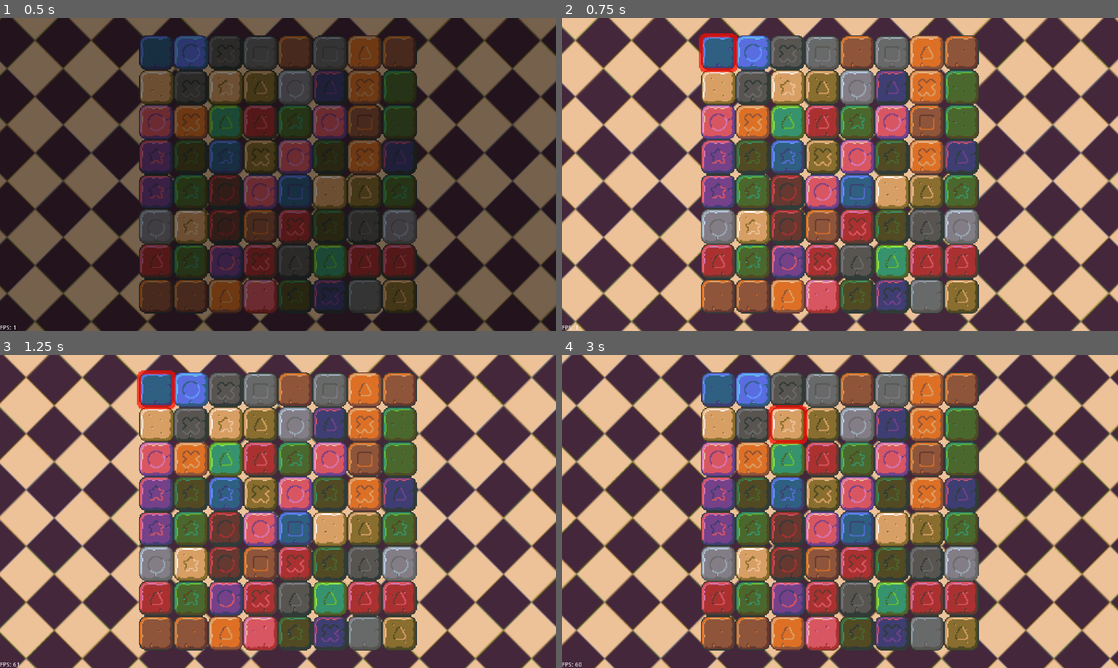
Above: before the commit, frames 1-4 (two rows, left to right).
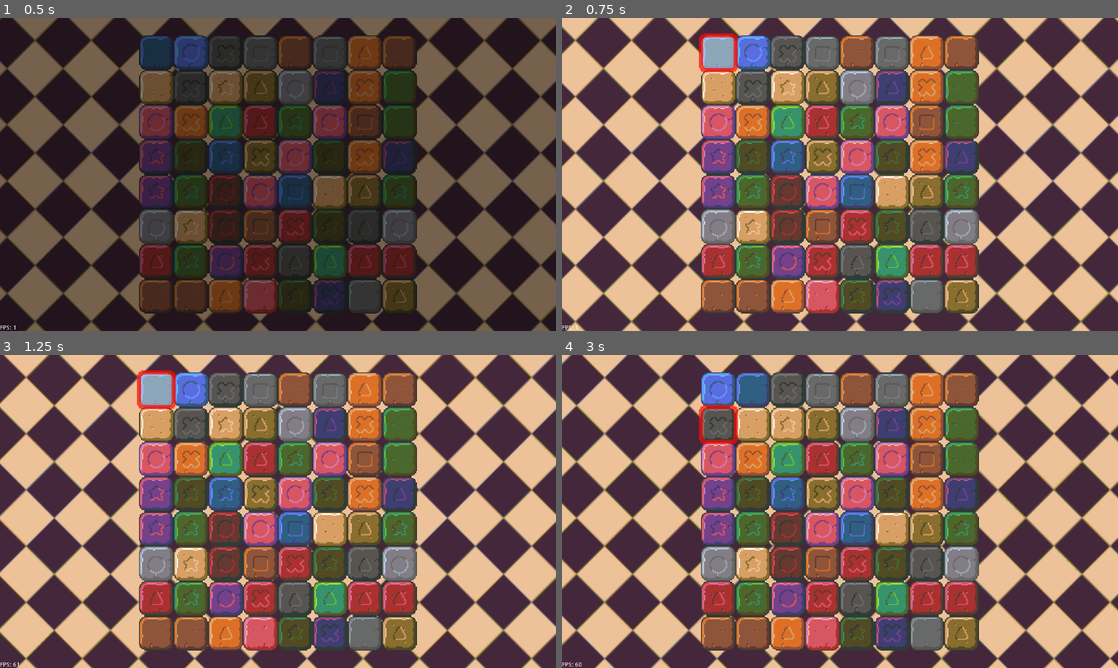
Above: after the commit, the same moments.

Repository: MzaxnaV/GodotGames
Game: Godot game, scene res://scenes/Main.tscn
Same seed, same stepped clock (60 frames per second), same inputs: the game is played once before the commit and once after it.
Inputs:
- Up to frame 1 (0.5 s): no input
- Up to frame 2 (0.75 s): tap Enter (ui_accept) at 0.5, 0.6 s; hold Right (ui_right) from 0.53 s (still down)
- Up to frame 3 (1.25 s): keep holding Right (ui_right); tap Enter (ui_accept) at 0.77, 1.07 s
- Up to frame 4 (3 s): release Right (ui_right) at 1.28 s; hold Down (ui_down) 1.28-2.03 s; tap Enter (ui_accept) at 1.35, 1.52, 1.82, 2.1, 2.85 s; hold Right (ui_right) 2.03-2.78 s; hold Up (ui_up) from 2.78 s (still down)

Frame 1 is identical in both runs. In frame 2, 0.6% of the frame differs, in the area x 25-32%, y 5-17%; in frame 3, 0.6%; in frame 4, 3.0%, in the area x 24-45%, y 5-29%.

Commit message:
swap1

Diff:
--- a/scenes/Board.tscn
+++ b/scenes/Board.tscn
@@ -1,9 +1,10 @@
-[gd_scene load_steps=3 format=2]
+[gd_scene load_steps=4 format=2]
 
 [ext_resource path="res://scripts/Board.gd" type="Script" id=1]
-[ext_resource path="res://graphics/highlight.png" type="Texture" id=2]
+[ext_resource path="res://graphics/select.png" type="Texture" id=2]
+[ext_resource path="res://graphics/highlight.png" type="Texture" id=3]
 
-[node name="Board" type="Node2D" index="0"]
+[node name="Board" type="Node2D"]
 
 script = ExtResource( 1 )
 _sections_unfolded = [ "Material", "Visibility" ]
@@ -17,11 +18,19 @@
 playback/repeat = false
 playback/speed = 1.0
 
-[node name="Swap" type="Sprite" parent="." index="1"]
+[node name="Select" type="Sprite" parent="." index="1"]
 
 visible = false
 z_index = 1
 texture = ExtResource( 2 )
 centered = false
+_sections_unfolded = [ "Offset", "Z Index" ]
+
+[node name="Highlight" type="Sprite" parent="." index="2"]
+
+visible = false
+z_index = 1
+texture = ExtResource( 3 )
+centered = false
 offset = Vector2( -2, -2 )
 _sections_unfolded = [ "Offset", "Transform", "Z Index" ]
--- a/scenes/Game.tscn
+++ b/scenes/Game.tscn
@@ -21,7 +21,7 @@
 gradient = SubResource( 1 )
 width = 512
 
-[node name="Game" type="Node"]
+[node name="Game" type="Node" index="0"]
 
 script = ExtResource( 1 )
 
--- a/scripts/Board.gd
+++ b/scripts/Board.gd
@@ -1,6 +1,6 @@
 extends Node2D
 
-var board_size = 8
+var size = 8
 
 var tiles = []
 
@@ -8,8 +8,8 @@
 
 func generate_board():
 	randomize()
-	for y in range(board_size):
-		for x in range(board_size):
+	for y in range(size):
+		for x in range(size):
 			var tile = Tile.instance()
 			tile.init(randi() % 108)
 			tile.position = Vector2(x * 32, y * 32)
@@ -17,9 +17,30 @@
 			tiles.append(tile)
 
 func highlight(pos):
-	$Swap.show()
-	$Swap.position = pos
+	$Highlight.show()
+	$Highlight.position = pos
 
 func get_tile(x, y):
-	print(x, y, tiles[(x - 1) + (y - 1)*8].position)
-	return tiles[(x - 1) + (y - 1)*8]
+	print(x, y, tiles[x + y * 8].position)
+	return tiles[x + y * 8]
+
+func select(pos):
+	$Select.position = pos
+	$Select.show()
+
+func deselect():
+	$Select.hide()
+
+func swap():
+	deselect()
+	var pos1 = $Highlight.position
+	var pos2 = $Select.position
+	var temp = tiles[pos1.x/32 + 8*pos1.y/32]
+
+	#swap objects indices
+	tiles[pos1.x/32 + 8*pos1.y/32] = tiles[pos2.x/32 + 8*pos2.y/32]
+	tiles[pos2.x/32 + 8*pos2.y/32] = temp
+
+	#fix their positions
+	tiles[pos1.x/32 + 8*pos1.y/32].position = pos1
+	tiles[pos2.x/32 + 8*pos2.y/32].position = pos2
--- a/scripts/Tile.gd
+++ b/scripts/Tile.gd
@@ -1,16 +1,19 @@
 extends Sprite
 
-var index = null
+var tier = null
 
-func init(index):
-	self.index = index
+func init(tier):
+	self.tier = tier
 	var x = 0
 	var y = 0
-	if index > 53:
-		index -= 53
+	if tier > 53:
+		tier -= 53
 		x += 5
 
-	y = index % 9
-	x += index % 6
+	y = tier % 9
+	x += tier % 6
 
 	set_region_rect(Rect2(x * 32, y * 32, 32, 32))
+
+func get_position():
+	return position / 32
--- a/scripts/fsm/states/PlayState.gd
+++ b/scripts/fsm/states/PlayState.gd
@@ -4,35 +4,43 @@
 
 var selected_tile = null
 var highlighted = true
+var swap = false
 
 func enter(params):
 	board = params
 	add_child(board)
-	selected_tile = board.get_tile(1, 1)
+	selected_tile = board.get_tile(0, 0)
 
 func exit():
 	board.queue_free()
 
 func handle_event(event):
 
-	var x = selected_tile.position.x / 32 + 1
-	var y = selected_tile.position.y / 32 + 1
+	var x = selected_tile.position.x / 32
+	var y = selected_tile.position.y / 32
 
 	if event.is_action_released("ui_up"):
-		if y > 1:
+		if y > 0:
 			selected_tile = board.get_tile(x, y - 1)
 	elif event.is_action_released("ui_down"):
-		if y < 8:
+		if y < board.size - 1:
 			selected_tile = board.get_tile(x, y + 1)
 	elif event.is_action_released("ui_left"):
-		if x > 1:
+		if x > 0:
 			selected_tile = board.get_tile(x - 1, y)
 	elif event.is_action_released("ui_right"):
-		if x < 8:
+		if x < board.size - 1:
 			selected_tile = board.get_tile(x + 1, y)
 	elif event.is_action_released("ui_accept"):
 		if not highlighted:
 			highlighted = true
+		else:
+			if !swap:
+				board.select(selected_tile.position)
+			else:
+				board.swap()
+
+			swap = !swap
 
 	if highlighted:
 		board.highlight(selected_tile.position)
Binary file added: graphics/select.png
Not shown, added: graphics/select.png.import
